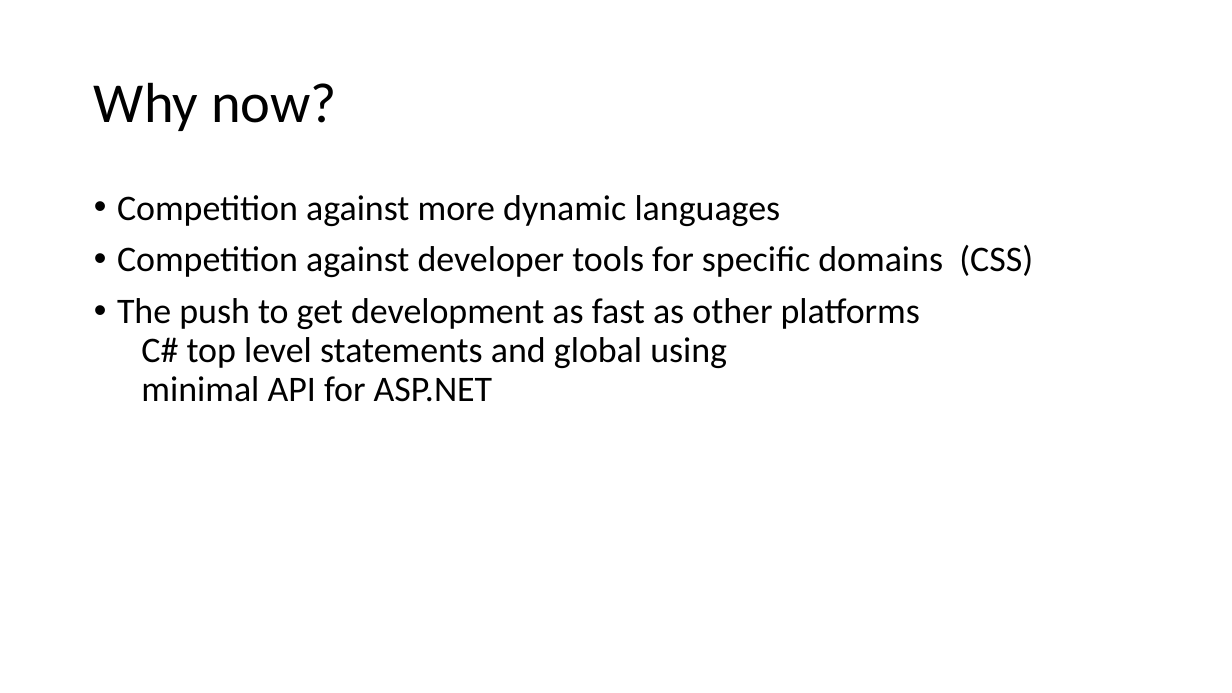
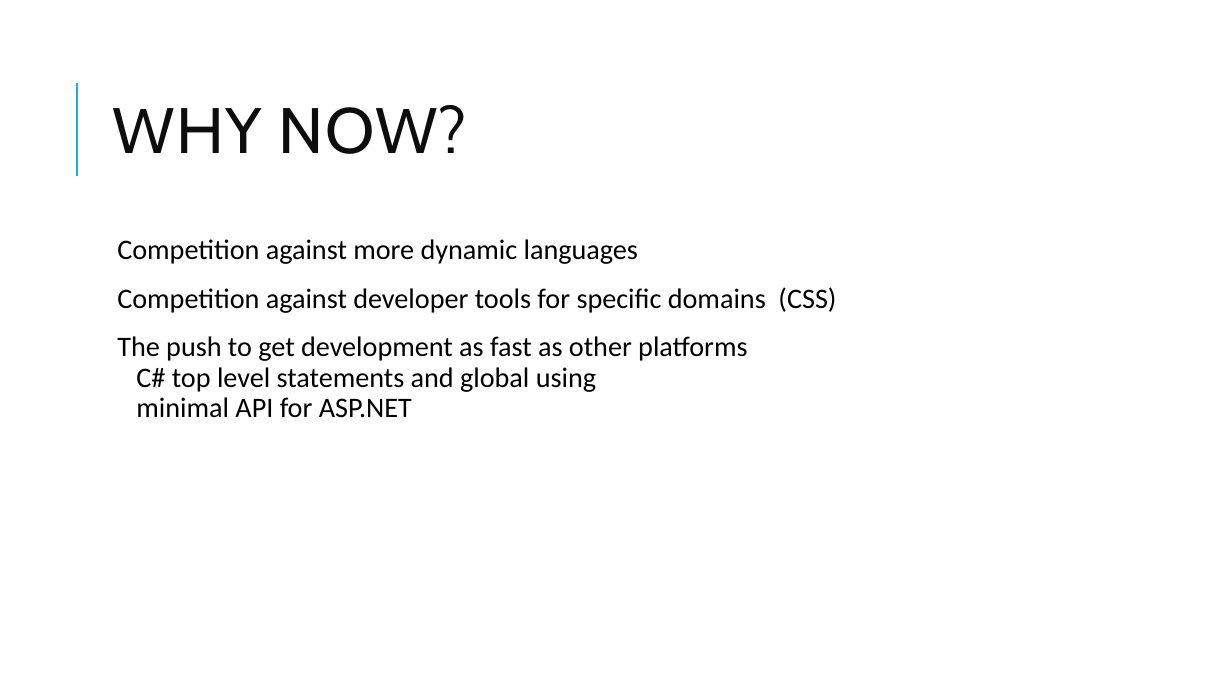
Before and after one commit to clivetong/Talks, a slide deck: slide 6 of EnCForTheWin/HotReloadAndEditAndContinue.pptx. Drawn at 1232x693 pixels with LibreOffice and Linux fonts; fonts in the diff are those of the drawing. Boxes give left, top, right and bottom in pixels: in the first picture for what was removed or moved away, otherwise in the second. Text is boxed around its words. In the diff, an @@ line names an element or a change of style, - is before the commit and + after.

Commit message:
Add design

```diff
--- a/EnCForTheWin/HotReloadAndEditAndContinue.pptx
+++ b/EnCForTheWin/HotReloadAndEditAndContinue.pptx
@@ line added from (77, 176) to (77, 83), #1CADE4 1.5 pt @@
@@ title at box(113, 105, 467, 154): text changed; size 44 to 50 pt; font Calibri to Cabin; text colour #000000 to #0D0D0D @@
-Why now?
+WHY NOW?
@@ text "Competition against more dynamic languages": place and size @@
-text "Competition against more dynamic languages" at box(117, 195, 1033, 402)
+text "Competition against more dynamic languages" at box(117, 239, 836, 418)
@@ text "Competition against more dynamic languages" at box(117, 239, 836, 418): size 28 to 22 pt; bullet • to  ; more space between paragraphs @@
```
Also in this commit, not shown: 13 other slides changed.
